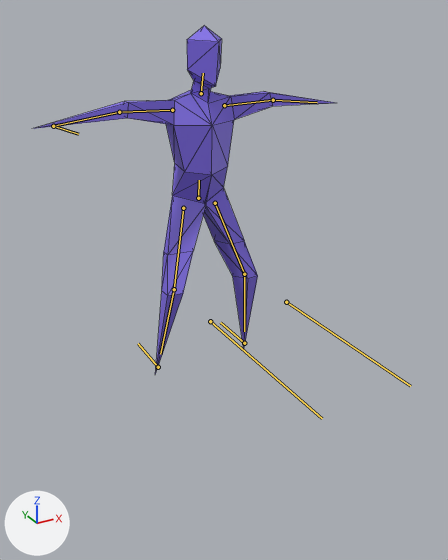
The glTF model models/character_model.glb as it was, and as the next commit left it.
One viewpoint serves both versions: a 50 mm lens placed at (-8.32, -17.08, 11.39), pointed at (-1.22, -4.17, 4.93). The lights are fixed; the arrows at lower left show +X, +Y and +Z. The bones that bend it are drawn over the model as lines. Mesh edges are drawn as thin lines.
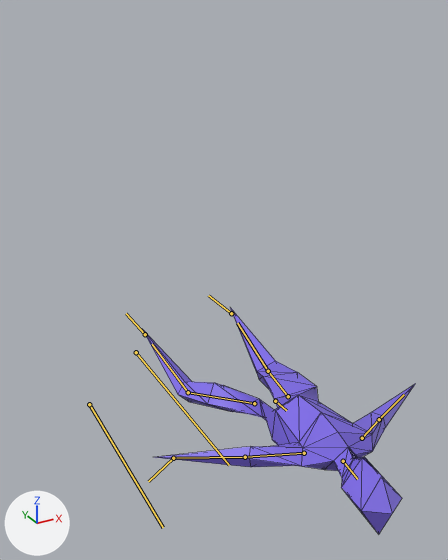
The newer file adds an action. The first version stands in its rest pose; the second is drawn at frame 79 of the action 'death'.

Edits to the scene script, one JSON object a line:
```json
{"block": "bone_body", "where": "bone_body = bpy.data.objects['Armature'].pose.bones['body']"}
{"op": "set", "path": "bone_body.location", "old": "(0.0, 0.0, 0.0)", "new": "(-0.08, -4.16, 5.12)"}
{"op": "set", "path": "bone_body.rotation_quaternion", "old": "(1.0, 0.0, 0.0, 0.0)", "new": "(0.771, 0.635, -0.054, -0.005)", "note": "degrees (0, 0, 0) -> degrees (79, -4, -4)"}
{"block": "bone_head", "where": "bone_head = bpy.data.objects['Armature'].pose.bones['head']  # child of 'body'"}
{"op": "set", "path": "bone_head.rotation_quaternion", "old": "(1.0, 0.0, 0.0, 0.0)", "new": "(0.999, 0.043, 0.021, 0.017)", "note": "degrees (0, 0, 0) -> degrees (5, 2, 2)"}
{"block": "bone_upperarm_l", "where": "bone_upperarm_l = bpy.data.objects['Armature'].pose.bones['upperarm.l']  # child of 'body'"}
{"op": "set", "path": "bone_upperarm_l.rotation_quaternion", "old": "(1.0, 0.0, 0.0, 0.0)", "new": "(0.945, 0.019, -0.015, -0.325)", "note": "degrees (0, 0, 0) -> degrees (3, -1, -38)"}
{"block": "bone_lowerarm_l", "where": "bone_lowerarm_l = bpy.data.objects['Armature'].pose.bones['lowerarm.l']  # child of 'upperarm.l'"}
{"op": "set", "path": "bone_lowerarm_l.rotation_quaternion", "old": "(1.0, 0.0, 0.0, 0.0)", "new": "(0.945, -0.048, -0.267, 0.182)", "note": "degrees (0, 0, 0) -> degrees (-12, -29, 25)"}
{"block": "bone_upperleg_l", "where": "bone_upperleg_l = bpy.data.objects['Armature'].pose.bones['upperleg.l']  # child of 'body'"}
{"op": "set", "path": "bone_upperleg_l.rotation_quaternion", "old": "(1.0, 0.0, 0.0, 0.0)", "new": "(0.708, -0.071, 0.698, -0.08)", "note": "degrees (0, 0, 0) -> degrees (-86, 78, -86)"}
{"block": "bone_lowerleg_l", "where": "bone_lowerleg_l = bpy.data.objects['Armature'].pose.bones['lowerleg.l']  # child of 'upperleg.l'"}
{"op": "set", "path": "bone_lowerleg_l.rotation_quaternion", "old": "(1.0, 0.0, 0.0, 0.0)", "new": "(0.926, 0.336, 0.071, -0.155)", "note": "degrees (0, 0, 0) -> degrees (38, 14, -14)"}
{"block": "bone_upperarm_r", "where": "bone_upperarm_r = bpy.data.objects['Armature'].pose.bones['upperarm.r']  # child of 'body'"}
{"op": "set", "path": "bone_upperarm_r.rotation_quaternion", "old": "(1.0, 0.0, 0.0, 0.0)", "new": "(0.817, -0.03, 0.319, 0.48)", "note": "degrees (0, 0, 0) -> degrees (18, 33, 66)"}
{"block": "bone_lowerarm_r", "where": "bone_lowerarm_r = bpy.data.objects['Armature'].pose.bones['lowerarm.r']  # child of 'upperarm.r'"}
{"op": "set", "path": "bone_lowerarm_r.rotation_quaternion", "old": "(1.0, 0.0, 0.0, 0.0)", "new": "(0.937, 0.077, 0.243, -0.237)", "note": "degrees (0, 0, 0) -> degrees (2, 30, -28)"}
{"block": "bone_upperleg_r", "where": "bone_upperleg_r = bpy.data.objects['Armature'].pose.bones['upperleg.r']  # child of 'body'"}
{"op": "set", "path": "bone_upperleg_r.rotation_quaternion", "old": "(1.0, 0.0, 0.0, 0.0)", "new": "(0.528, 0.02, 0.842, -0.106)", "note": "degrees (0, 0, 0) -> degrees (21, 117, 10)"}
{"block": "bone_lowerleg_r", "where": "bone_lowerleg_r = bpy.data.objects['Armature'].pose.bones['lowerleg.r']  # child of 'upperleg.r'"}
{"op": "set", "path": "bone_lowerleg_r.rotation_quaternion", "old": "(1.0, 0.0, 0.0, 0.0)", "new": "(0.91, 0.203, 0.077, -0.353)", "note": "degrees (0, 0, 0) -> degrees (19, 17, -40)"}
```

Where the change shows, as pixel boxes [x1, y1, x2, y2] in the pictures (448 x 560 px):
```json
{"object": "Cube", "change": "posed", "before": [33, 26, 334, 374], "after": [143, 308, 416, 534], "on screen": "9% narrower, 35% shorter"}
{"bone": "body", "before": "(198, 198) to (199, 180)", "after": "(275, 401) to (286, 410)"}
{"bone": "head", "before": "(201, 93) to (203, 73)", "after": "(343, 461) to (357, 479)"}
{"bone": "upperarm.l", "before": "(224, 105) to (273, 100)", "after": "(362, 438) to (379, 419)"}
{"bone": "lowerarm.l", "before": "(273, 100) to (317, 102)", "after": "(379, 419) to (404, 394)"}
{"bone": "upperleg.l", "before": "(215, 203) to (244, 274)", "after": "(288, 396) to (268, 371)"}
{"bone": "lowerleg.l", "before": "(244, 274) to (244, 331)", "after": "(268, 371) to (237, 323)"}
{"bone": "upperarm.r", "before": "(172, 110) to (119, 112)", "after": "(304, 453) to (245, 457)"}
{"bone": "lowerarm.r", "before": "(119, 112) to (53, 126)", "after": "(245, 457) to (173, 458)"}
{"bone": "upperleg.r", "before": "(183, 208) to (174, 289)", "after": "(254, 403) to (188, 392)"}
{"bone": "lowerleg.r", "before": "(174, 289) to (160, 354)", "after": "(188, 392) to (152, 344)"}
```
